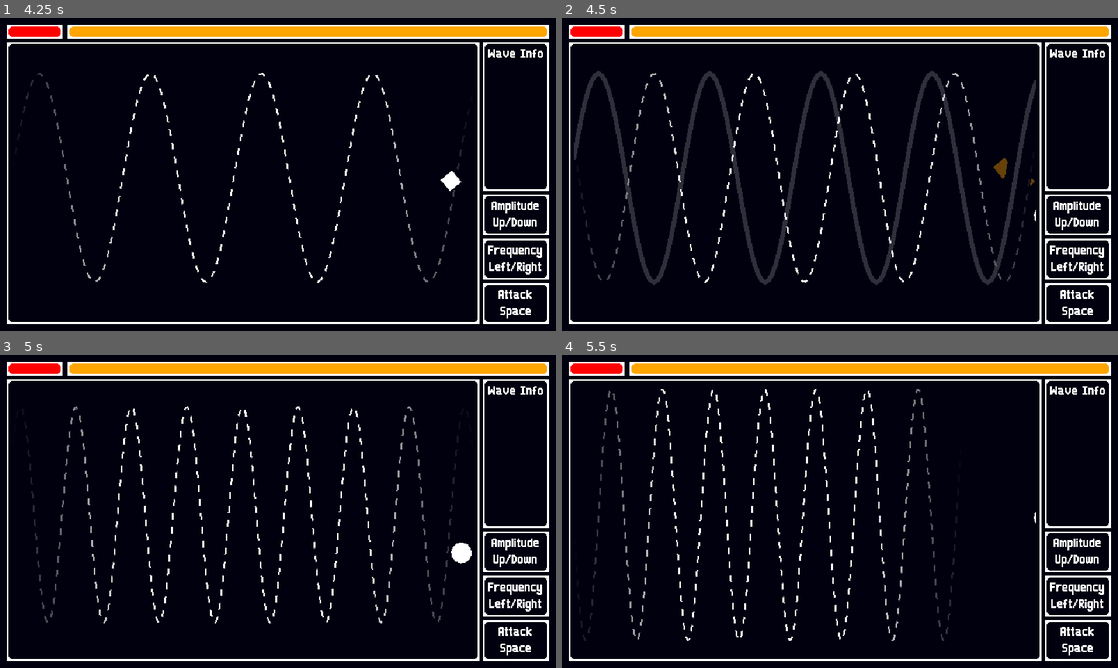
Above: before the commit, frames 1-4 (two rows, left to right).
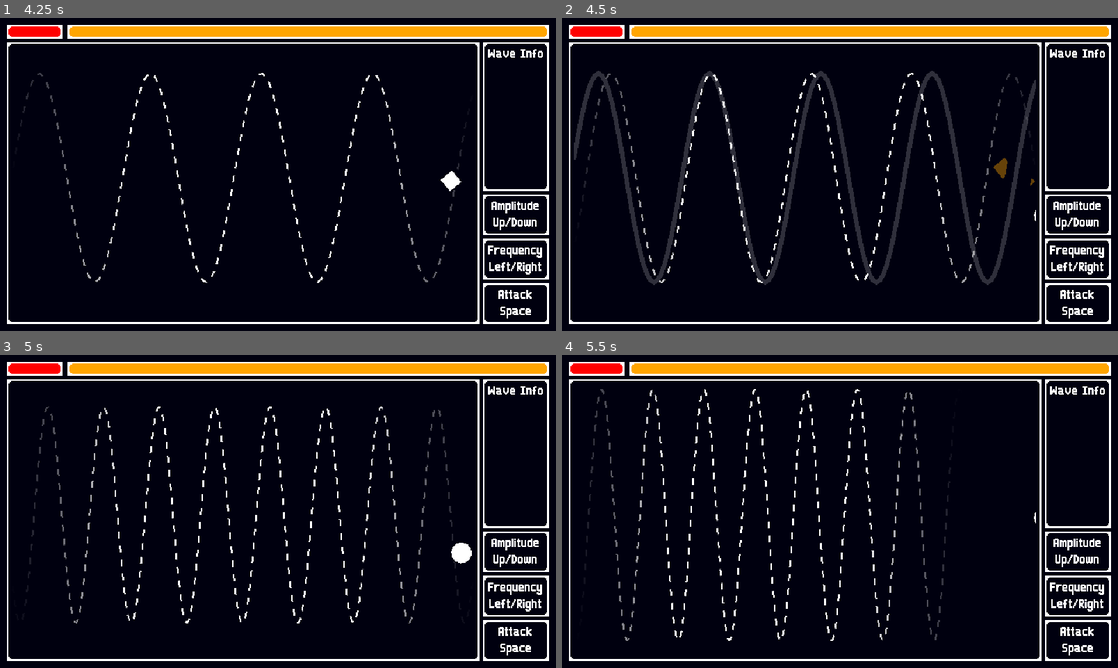
Above: after the commit, the same moments.

Repository: riSygneD/Sineonara
Game: Godot game, scene res://main.tscn
Same seed, same stepped clock (60 frames per second), same inputs: the game is played once before the commit and once after it. The project has no main scene, so this scene is started directly.
Inputs:
- Up to frame 1 (4.25 s): click "play" at 0.5 s; hold Space (attack) 1.28-2.03 s; tap S (decrease_amplitude) at 1.55, 2.1 s; tap D (decrease_frequency) at 2.3, 2.85 s; tap W (increase_amplitude) at 3.05, 3.6 s; tap A (increase_frequency) at 3.8 s
- Up to frame 2 (4.5 s): hold Space (attack) from 4.28 s (still down); tap A (increase_frequency) at 4.35 s
- Up to frame 3 (5 s): keep holding Space (attack); tap P (debug) at 4.9 s
- Up to frame 4 (5.5 s): release Space (attack) at 5.03 s; tap Space (attack) at 5.1 s; tap S (decrease_amplitude) at 5.3 s

Frame 1 is identical in both runs. In frame 2, 1.9% of the frame differs, in the area x 3-84%, y 17-85%; in frame 3, 3.4%; in frame 4, 3.6%, in the area x 3-71%, y 10-92%.

Commit message:
Isolated player controller logic

Diff:
--- a/game_world.tscn
+++ b/game_world.tscn
@@ -1,9 +1,10 @@
-[gd_scene load_steps=5 format=3 uid="uid://cku8kjtawyxjg"]
+[gd_scene load_steps=6 format=3 uid="uid://cku8kjtawyxjg"]
 
 [ext_resource type="Script" uid="uid://bkhe2py62ue7u" path="res://game_world.gd" id="1_e08lw"]
 [ext_resource type="PackedScene" uid="uid://4ad6ir3elqsv" path="res://player_path.tscn" id="2_e2o6t"]
 [ext_resource type="Script" uid="uid://bqjqgqx4ml0c3" path="res://enemy_spawner.gd" id="3_e08lw"]
 [ext_resource type="Theme" uid="uid://18prg1h5nv17" path="res://main_menu_theme.tres" id="3_ea1x0"]
+[ext_resource type="Script" uid="uid://ckgjqv77v7tsm" path="res://player_path_controller.gd" id="4_e3xe6"]
 
 [node name="GameWorld" type="Node2D"]
 script = ExtResource("1_e08lw")
@@ -32,6 +33,11 @@
 unique_name_in_owner = true
 position = Vector2(0, 150)
 
+[node name="PlayerPathController" type="Node" parent="PlayerPath" node_paths=PackedStringArray("player_path")]
+script = ExtResource("4_e3xe6")
+player_path = NodePath("..")
+metadata/_custom_type_script = "uid://ckgjqv77v7tsm"
+
 [node name="EnemySpawner" type="Node2D" parent="."]
 unique_name_in_owner = true
 position = Vector2(586, 150)
--- a/player_path.gd
+++ b/player_path.gd
@@ -1,3 +1,4 @@
+class_name PlayerPath
 extends Path2D
 
 
@@ -23,36 +24,8 @@
 
 
 func _ready() -> void:
-	tween_amplitude_to(AMPLITUDE_STEPS.front())
-	tween_period_factor_to(PERIOD_FACTOR_STEPS.front())
-
-
-func _unhandled_input(event: InputEvent) -> void:
-	if not event.is_pressed() or event.is_echo():
-		return
-	if event.is_action("attack"):
-		attack()
-
-	elif event.is_action("decrease_amplitude"):
-		set_amplitude_step_idx(maxi(0, _amplitude_step_idx - 1))
-
-	elif event.is_action("increase_amplitude"):
-		set_amplitude_step_idx(mini(AMPLITUDE_STEPS.size() - 1,
-				_amplitude_step_idx + 1))
-
-	elif event.is_action("decrease_frequency"):
-		set_period_factor_step_idx(maxi(0, _period_factor_step_idx - 1))
-
-	elif event.is_action("increase_frequency"):
-		set_period_factor_step_idx(mini(PERIOD_FACTOR_STEPS.size() - 1,
-				_period_factor_step_idx + 1))
-
-	elif event.is_action("debug"):
-		collapse()
-
-	else:
-		return
-	get_viewport().set_input_as_handled()
+	_tween_amplitude_to(AMPLITUDE_STEPS.front())
+	_tween_period_factor_to(PERIOD_FACTOR_STEPS.front())
 
 
 func _physics_process(delta : float) -> void:
@@ -81,35 +54,38 @@
 	_shift_speed_factor = IMPACT_SHIFT_SPEED_FACTOR
 	_shift_speed_tween = create_tween().set_trans(Tween.TRANS_CUBIC)\
 			.set_ease(Tween.EASE_OUT)
-	_shift_speed_tween.tween_property(self, "shift_speed_factor",
+	_shift_speed_tween.tween_property(self, "_shift_speed_factor",
 			BASE_SHIFT_SPEED_FACTOR, IMPACT_DURATION)
 
-func increase_frequency() -> void:
-	pass
+
+func decrease_amplitude() -> void:
+	set_amplitude_step_idx(maxi(0, _amplitude_step_idx - 1))
+
+func increase_amplitude() -> void:
+	set_amplitude_step_idx(mini(AMPLITUDE_STEPS.size() - 1,
+			_amplitude_step_idx + 1))
 
 func decrease_frequency() -> void:
-	pass
+	set_period_factor_step_idx(maxi(0, _period_factor_step_idx - 1))
 
-func increase_amplitude() -> void:
-	pass
-
-func decrease_amplitude() -> void:
-	pass
+func increase_frequency() -> void:
+	set_period_factor_step_idx(mini(PERIOD_FACTOR_STEPS.size() - 1,
+			_period_factor_step_idx + 1))
 
 
 func set_amplitude_step_idx(value : int) -> void:
 	_amplitude_step_idx = value
 	if is_inside_tree():
-		tween_amplitude_to(AMPLITUDE_STEPS.get(_amplitude_step_idx))
+		_tween_amplitude_to(AMPLITUDE_STEPS.get(_amplitude_step_idx))
 
 
 func set_period_factor_step_idx(value : int) -> void:
 	_period_factor_step_idx = value
 	if is_inside_tree():
-		tween_period_factor_to(PERIOD_FACTOR_STEPS.get(_period_factor_step_idx))
+		_tween_period_factor_to(PERIOD_FACTOR_STEPS.get(_period_factor_step_idx))
 
 
-func tween_amplitude_to(value : float) -> void:
+func _tween_amplitude_to(value : float) -> void:
 	if _amplitude_tween:
 		_amplitude_tween.pause()
 		_amplitude_tween.custom_step(0.2)
@@ -120,7 +96,7 @@
 	_amplitude_tween.tween_property(curve, "amplitude", value, 0.2)
 
 
-func tween_period_factor_to(value : float) -> void:
+func _tween_period_factor_to(value : float) -> void:
 	if _period_tween:
 		_period_tween.pause()
 		_period_tween.custom_step(0.2)
--- /dev/null
+++ b/player_path_controller.gd
@@ -0,0 +1,30 @@
+class_name PlayerPathController
+extends Node
+
+
+@export var player_path : PlayerPath
+
+
+func _enter_tree() -> void:
+	if get_parent() is PlayerPath:
+		player_path = get_parent()
+
+
+func _unhandled_input(event: InputEvent) -> void:
+	if not player_path or not event.is_pressed() or event.is_echo():
+		return
+	if event.is_action("attack"):
+		player_path.attack()
+	elif event.is_action("decrease_amplitude"):
+		player_path.decrease_amplitude()
+	elif event.is_action("increase_amplitude"):
+		player_path.increase_amplitude()
+	elif event.is_action("decrease_frequency"):
+		player_path.decrease_frequency()
+	elif event.is_action("increase_frequency"):
+		player_path.increase_frequency()
+	elif event.is_action("debug"):
+		player_path.collapse()
+	else:
+		return
+	get_viewport().set_input_as_handled()
Not shown, added: player_path_controller.gd.uid
